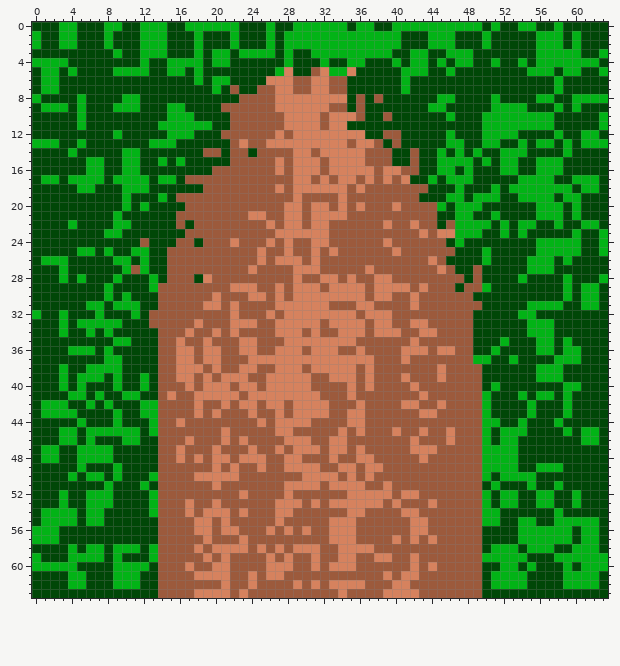
Two states of a pixel-art sprite, img/tiles/north_end.png. The picture above is the old version.
The file is 64x64 pixels.
Once edited:
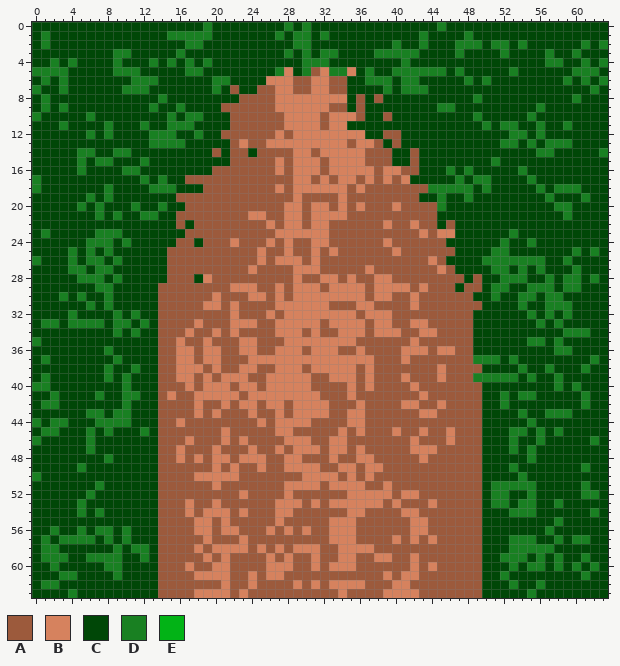
Palette (. is transparent): A #9c5a3c  B #d6825e  C #004707  D #198022  E #02b316
Diff:
Changed rows in their new state; - is an unchanged pixel.
first column x 0:
 0 ---CC---CC--CCC--CCDCCC---C-DCDCCCC-CC--CCCCCDCCCC-C--CC--C-----
 1 CD-CC---C---CCCDDDDD--C---CDCDDCDCCCCCCCC--DCCC-D-C-----CCC-C---
 2 CD-CC---C---CCC--DD---C---C-CDDCCCCCCCCCD--DCCCDDDCDD-D-CCC-CD-D
 3 ---------DD-CCC-D-C-CC-CCCC-D-DCDDCCCCDDDDDC--CDC---D---CDCCD--C
 4 CCDCD----D--CD-DCDCDCC------C-DDD--CC---CDCC-C-CC--C--C-CDDCCDCD
 5 DDDDC----DDDC--CCDD--------D--D--DD--D--DDDDDDCD-----D-CCC-CDDDC
 6 -DCD-------DDD----C-DD---------------DDD-DD-----D-D-------CD-D-D
 7 DCCD------DDD-------D------------------D-DDD--------------C---D-
 8 CD---C----CC--D------------------------------CC--D-C----CC--DCCC
 9 -DCD-C---CCC-D-CD---------------------------CDD----CCCC-D-C-C---
10 D----CD--------DCDD---------------------------C--DCCCCCDCC-----C
11 ---D-C--D---D-CDDDCC------------------------------DCDDCCDC-D---C
12 ------D-DC---DDDCCD---------------------------C---CCCDD-D-C--CC-
13 CCC--C-------DDDD-----------------------------CC--CCDDCDCDDD-CCC
14 ----CDD--DDC-------C-------------------------C-C-C--CCC-DD-C---D
15 -----DCDD-CCD-C-C----------------------------CCCC-CDCC--CCC-----
16 -----DCC--DD---------------------------------CD-D---CCD-CCC-----
17 DCC-CCCC-CCCD-DC----------------------------C-CDCDD---CDCC--CCC-
18 D----CC-D-CCCDDD----------------------------DDDDD-DC-CCCDCDDDCC-
19 ------D-D-C---C------------------------------DCCDCCC--CCCD-CCD--
20 -----D-D--CDC-D------------------------------D-CCC------CCDDC---
21 -------D-D--DD---------------------------------CC--C----CCCDC---
22 ----C----CC------------------------------------CCCC-C-CC--C--CC-
23 -D-----DDD-------------------------------------CCC--CDC-----C--C
24 ------DDD-D-C----------------------------------C----D--DCCCCC--C
25 ----DCD-D--CC-------------------------------------CDD---CCCCD-DC
26 DCCCD-DD-DC-C-------------------------------------DDDDDDDC-D----
27 ---CDD-DD-CCC------------------------------------C-DD-DCDC--D---
28 ---C-DDD-D---C--------------------------------------DDD--D-DD-DC
29 -------DD----C------------------------------------CDD--DDD-DDCC-
30 ---D-D--D-C----------------------------------------D--DD-DDC-CC-
31 ------DCDCCC------------------------------------------DCCDDD-CC-
32 C--CD--C-D-D-C----------------------------------------CD-D-D----
33 -DDCDDDDCDD-DC-----------------------------------------CDCD-----
34 ---C--C-CD-D-------------------------------------------CCC-DDD--
35 D--------CC-----------------------------------------C--DDCDC----
36 ----CCC-D------------------------------------------C----CCDDC---
37 -D------CD---------------------------------------DDD-D----CCC-D-
38 ---C--CCDC-D------------------------------------------D-CDC--D--
39 -D-C-CCCDCD-C------------------------------------DDDDD-DCCD-----
40 DD-C-C---CD-C--------------------------------------C------DCD---
41 --D-CC-D--DD--------------------------------------C-D-DDCC-C-D--
42 -DDC--C-C-D-CC------------------------------------C-D--C---C-D--
43 -CCCC-DD-DD-CC------------------------------------C---DC-DDD----
44 D-DD-C-DDDD--C------------------------------------CC--CD--C-----
45 -DDCC-DCDCCCDC------------------------------------C-CDD-D-DC-CC-
46 D--CC-D---CC--------------------------------------C-CD--D----CD-
47 -CC--CDCC-----------------------------------------CCCD-D--------
48 -CC--CCCD-----------------------------------------CCCC-D--------
49 -----D---C----------------------------------------CCCD--CCC--D--
50 D---C-CC-C---C------------------------------------C-CCDC--------
51 -------DC---C--------------------------------------DDDDD--C--D--
52 ---C--DCC----C------------------------------------CDDC-DCC--CDD-
53 ---C-DCCC----C------------------------------------CDDCDDCCD-C---
54 -CCCCDCD-----C------------------------------------CC-DDD--C---D-
55 -CCCC-CC------------------------------------------CC--CC--DCCCC-
56 CCD--D-DD-D-------------------------------------------CCCDCC-CC-
57 CDCDDDD-D-D------------------------------------------DDDCCDCDDC-
58 -DD-C-CC-DCDDC-------------------------------------CCDDDDD--CCC-
59 CDDDCCDDDD--DC------------------------------------CCDDD-D-DCCDCC
60 CCDCC---DDCCC---------------------------------------CD-DD-DCDCDC
61 ---DDC---DCC---------------------------------------CDCC----CCDC-
62 -DD-CC---CCC---------------------------------------CCDC-D--CCCC-
63 ----D--------------------------------------------------D--------
Changed places in both pictures, as pixel boxes (x1, y1, x2, y2):
changed: (32, 22, 608, 598)
